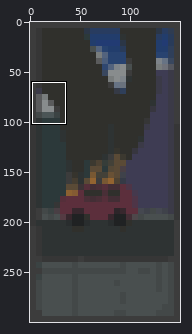
Edited in one commit: sprite sheet (Assets/Decals/Textures/Decal_WindowBurn.png). The first picture is a wide view before the edit; the outline marks the close-up.
Close-up. Before the edit:
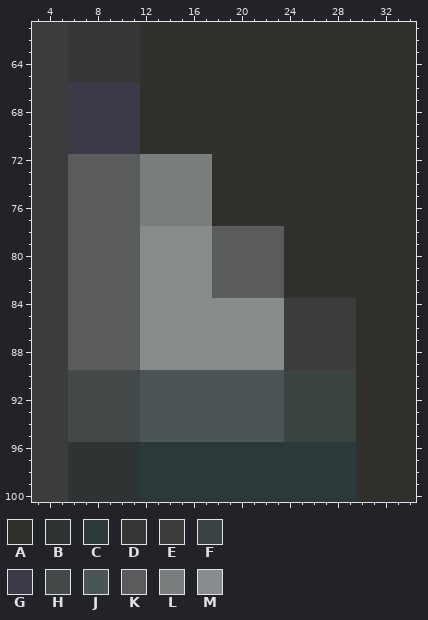
The file is 150x300 pixels. Colours within 5 levels of each other are drawn and written as one. Shown: x 3..34, y 61..100. The commit also changed other parts of the picture, which this record leaves out.
Palette (. is transparent): A #30302c  B #2e3333  C #2c393a  D #363636  E #3c3c3c  F #3b4343  G #3b3a47  H #434848  J #4b5556  K #5a5b5c  L #797d7d  M #888c8d
Pixels before, first column x 3:
 61 EEEDDDDDDAAAAAAAAAAAAAAAAAAAAAAA
 62 EEEDDDDDDAAAAAAAAAAAAAAAAAAAAAAA
 63 EEEDDDDDDAAAAAAAAAAAAAAAAAAAAAAA
 64 EEEDDDDDDAAAAAAAAAAAAAAAAAAAAAAA
 65 EEEDDDDDDAAAAAAAAAAAAAAAAAAAAAAA
 66 EEEGGGGGGAAAAAAAAAAAAAAAAAAAAAAA
 67 EEEGGGGGGAAAAAAAAAAAAAAAAAAAAAAA
 68 EEEGGGGGGAAAAAAAAAAAAAAAAAAAAAAA
 69 EEEGGGGGGAAAAAAAAAAAAAAAAAAAAAAA
 70 EEEGGGGGGAAAAAAAAAAAAAAAAAAAAAAA
 71 EEEGGGGGGAAAAAAAAAAAAAAAAAAAAAAA
 72 EEEKKKKKKLLLLLLAAAAAAAAAAAAAAAAA
 73 EEEKKKKKKLLLLLLAAAAAAAAAAAAAAAAA
 74 EEEKKKKKKLLLLLLAAAAAAAAAAAAAAAAA
 75 EEEKKKKKKLLLLLLAAAAAAAAAAAAAAAAA
 76 EEEKKKKKKLLLLLLAAAAAAAAAAAAAAAAA
 77 EEEKKKKKKLLLLLLAAAAAAAAAAAAAAAAA
 78 EEEKKKKKKMMMMMMKKKKKKAAAAAAAAAAA
 79 EEEKKKKKKMMMMMMKKKKKKAAAAAAAAAAA
 80 EEEKKKKKKMMMMMMKKKKKKAAAAAAAAAAA
 81 EEEKKKKKKMMMMMMKKKKKKAAAAAAAAAAA
 82 EEEKKKKKKMMMMMMKKKKKKAAAAAAAAAAA
 83 EEEKKKKKKMMMMMMKKKKKKAAAAAAAAAAA
 84 EEEKKKKKKMMMMMMMMMMMMEEEEEEAAAAA
 85 EEEKKKKKKMMMMMMMMMMMMEEEEEEAAAAA
 86 EEEKKKKKKMMMMMMMMMMMMEEEEEEAAAAA
 87 EEEKKKKKKMMMMMMMMMMMMEEEEEEAAAAA
 88 EEEKKKKKKMMMMMMMMMMMMEEEEEEAAAAA
 89 EEEKKKKKKMMMMMMMMMMMMEEEEEEAAAAA
 90 EEEHHHHHHJJJJJJJJJJJJFFFFFFAAAAA
 91 EEEHHHHHHJJJJJJJJJJJJFFFFFFAAAAA
 92 EEEHHHHHHJJJJJJJJJJJJFFFFFFAAAAA
 93 EEEHHHHHHJJJJJJJJJJJJFFFFFFAAAAA
 94 EEEHHHHHHJJJJJJJJJJJJFFFFFFAAAAA
 95 EEEHHHHHHJJJJJJJJJJJJFFFFFFAAAAA
 96 EEEBBBBBBCCCCCCCCCCCCCCCCCCAAAAA
 97 EEEBBBBBBCCCCCCCCCCCCCCCCCCAAAAA
 98 EEEBBBBBBCCCCCCCCCCCCCCCCCCAAAAA
 99 EEEBBBBBBCCCCCCCCCCCCCCCCCCAAAAA
100 EEEBBBBBBCCCCCCCCCCCCCCCCCCAAAAA
After the commit:
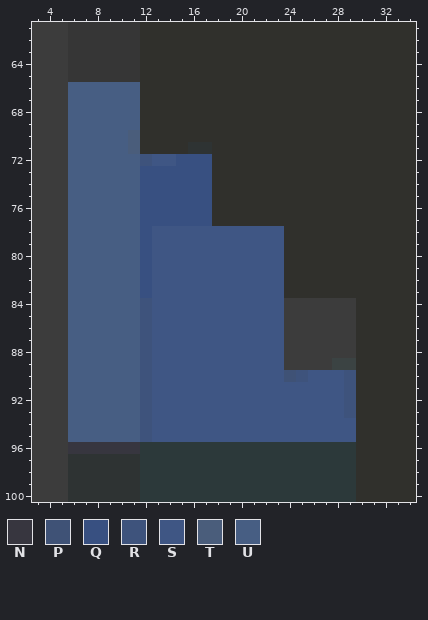
Colours new in this view: N #37363f  P #3f5276  Q #385081  R #3e537c  S #3f5684  T #4a5d7b  U #475e83
Difference:
The author changed colour A to colour B in row 71 at x 16 to 17.
The author changed colour E to colour F in row 89 at x 28 to 29.
The author changed colour B to colour N in row 96 at x 6 to 11.
The author changed colour F to colour P in row 90 at x 24.
The author changed colour L to colour Q in row 72 at x 15 to 17; in rows 73 to 77 at x 12 to 17.
The author changed colour M to colour Q in rows 78 to 83 at x 12.
The author changed colour F to colour R in row 90 at x 25 and 29; in rows 91 to 93 at x 29.
The author changed colour J to colour R in rows 90 to 95 at x 12.
The author changed colour L to colour R in row 72 at x 12.
The author changed colour M to colour R in rows 84 to 89 at x 12.
The author changed colour F to colour S in row 90 at x 26 to 28; in rows 91 to 93 at x 24 to 28; in rows 94 to 95 at x 24 to 29.
The author changed colour J to colour S in rows 90 to 95 at x 13 to 23.
The author changed colour K to colour S in rows 78 to 83 at x 18 to 23.
The author changed colour L to colour S in row 72 at x 13 to 14.
The author changed colour M to colour S in rows 78 to 83 at x 13 to 17; in rows 84 to 89 at x 13 to 23.
The author changed colour G to colour T in rows 70 to 71 at x 11.
The author changed colour G to colour U in rows 66 to 69 at x 6 to 11; in rows 70 to 71 at x 6 to 10.
The author changed colour H to colour U in rows 90 to 95 at x 6 to 11.
The author changed colour K to colour U in rows 72 to 89 at x 6 to 11.
